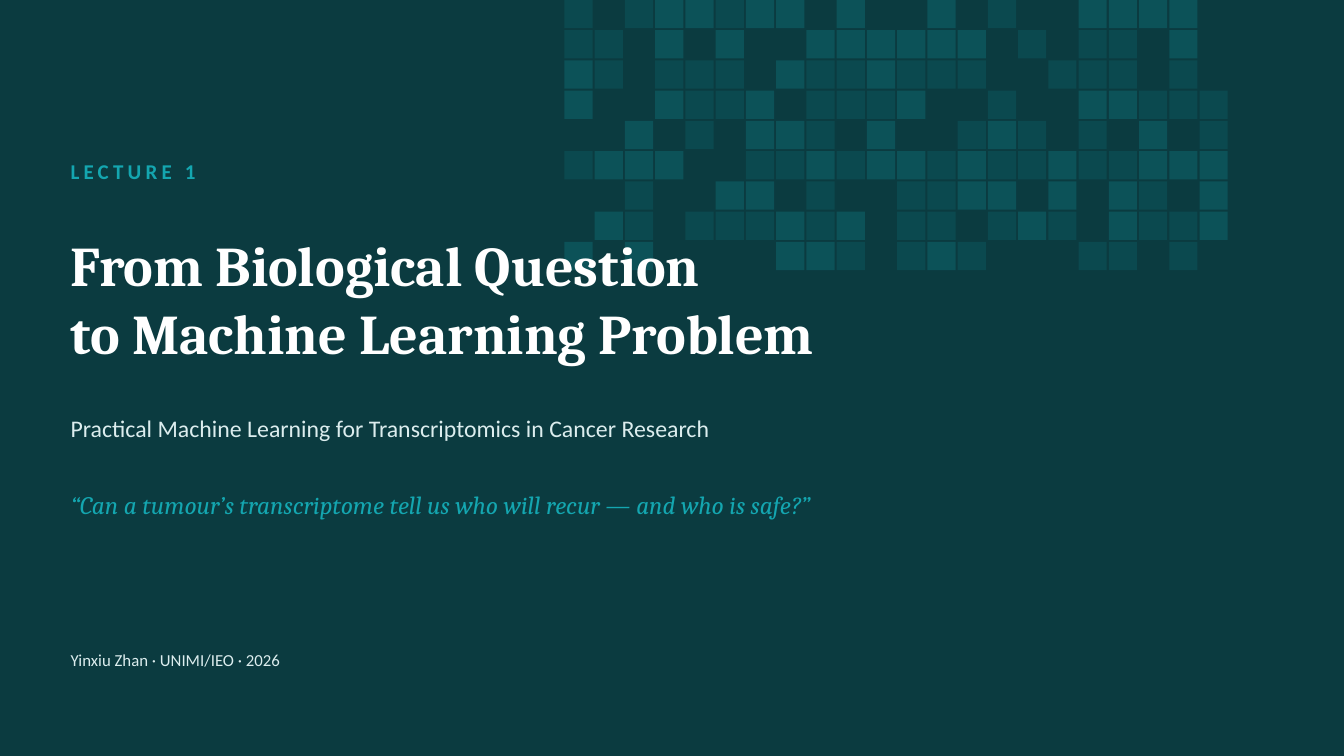
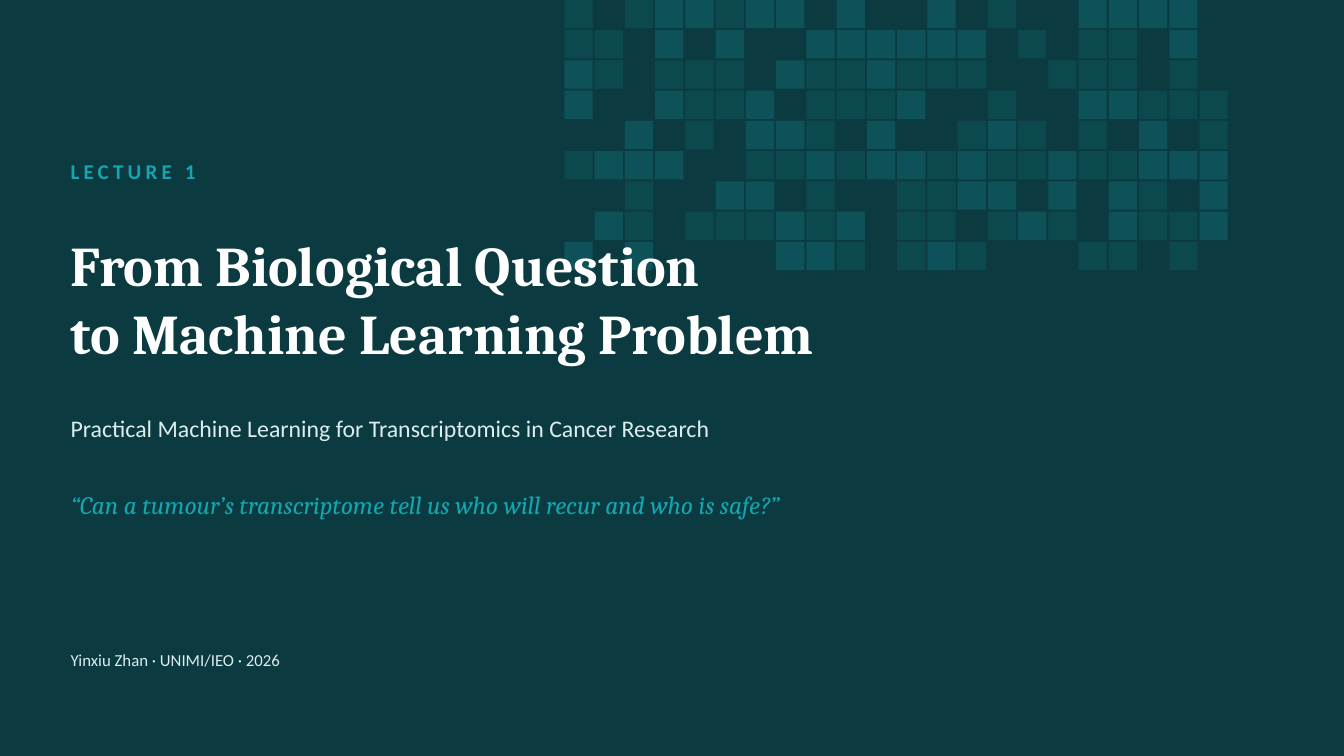
Before and after one commit to zhanyinx/ml26, a slide deck: slide 1 of lessons/lesson01_biological_question/theory/slides/Lecture1 - From Biological Question to ML Problem.pptx. Drawn at 1344x756 pixels with LibreOffice and Linux fonts; fonts in the diff are those of the drawing. Boxes give left, top, right and bottom in pixels: in the first picture for what was removed or moved away, otherwise in the second. Text is boxed around its words. In the diff, an @@ line names an element or a change of style, - is before the commit and + after.

```diff
--- a/lessons/lesson01_biological_question/theory/slides/Lecture1 - From Biological Question to ML Problem.pptx
+++ b/lessons/lesson01_biological_question/theory/slides/Lecture1 - From Biological Question to ML Problem.pptx
@@ text at (x1=71, y1=496, x2=780, y2=520): text changed @@
-“Can a tumour’s transcriptome tell us who will recur — and who is safe?”
+“Can a tumour’s transcriptome tell us who will recur and who is safe?”
```
Also in this commit, not shown: 7 other slides changed.
